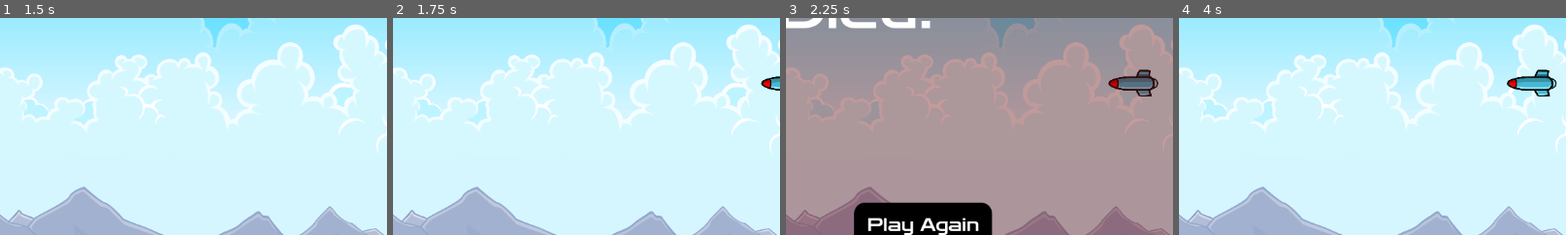
Above: before the commit, frames 1-4 (left to right).
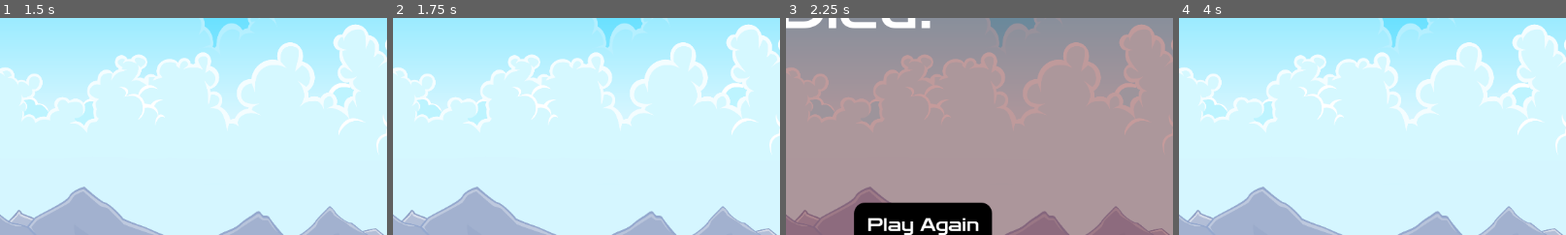
Above: after the commit, the same moments.

Repository: matrndev/flappy-plane
Game: Godot game, scene res://scenes/main_menu.tscn
Same seed, same stepped clock (60 frames per second), same inputs: the game is played once before the commit and once after it.
Inputs:
- Up to frame 1 (1.5 s): click "Play" at 0.5 s; tap Space (keyboard_space) at 1.25 s; hold A (keyboard_a) from 1.28 s (still down)
- Up to frame 2 (1.75 s): keep holding A (keyboard_a)
- Up to frame 3 (2.25 s): release A (keyboard_a) at 2.03 s; tap C (keyboard_c) at 2.1 s
- Up to frame 4 (4 s): click "Play Again" at 2.75 s; tap Space (keyboard_space) at 3.5 s; hold Space (keyboard_space) from 3.53 s (still down)
The pictures show only the part of the screen within x 50-100%, y 24-74%; the shares and areas given below are measured in that part.

Frame 1 is identical in both runs. In frame 2, 0.3% of the frame differs, in the area x 94-100%, y 26-34%; in frame 3, 1.0%; in frame 4, 1.0%, in the area x 84-98%, y 23-37%.

Commit message:
remove off-screen objects to combat lag

Diff:
--- a/scripts/game.gd
+++ b/scripts/game.gd
@@ -33,8 +33,8 @@
 # - more tunables (e.g. more granular fuel consumption, how easy the refueling station is)
 # - shop (find a use for coins, maybe unlocking skins)
 # - tutorial
-# - enemy torpedoes
-# - torpedoes remove your health instead of killing you instantly
+# DONE: - enemy torpedoes
+# DONE: - torpedoes remove your health instead of killing you instantly
 # - torpedoes come in waves
 # - more score = more torpedoes
 # - refueling station better design
@@ -132,20 +132,36 @@
 		ground_scroll_pos = 0
 	$Ground.position.x = -ground_scroll_pos
 
-	# pipe moving
-	for pipe in pipes:
+	# move objects + remove those off-screen
+
+	for i in range(pipes.size() - 1, -1, -1):
+		var pipe = pipes[i]
 		pipe.position.x -= scroll_speed
-
-	# coin moving
-	for coin in coins:
+		if pipe.position.x < -100:
+			pipes.remove_at(i)
+			pipe.queue_free()
+
+	for i in range(coins.size() - 1, -1, -1):
+		var coin = coins[i]
 		coin.position.x -= scroll_speed
-
-	# station moving
-	for station in stations:
+		if coin.position.x < -100:
+			coins.remove_at(i)
+			coin.queue_free()
+
+	for i in range(stations.size() - 1, -1, -1):
+		var station = stations[i]
 		station.position.x -= scroll_speed
-
-	for torpedo in torpedoes:
-		torpedo.position.x -= scroll_speed
+		if station.position.x < -100:
+			stations.remove_at(i)
+			station.queue_free()
+
+	for i in range(torpedoes.size() - 1, -1, -1):
+		var torpedo = torpedoes[i]
+		torpedo.position.x -= scroll_speed * 2.5
+		if torpedo.position.x < -100:
+			torpedoes.remove_at(i)
+			torpedo.queue_free()
+
 
 	# plane trail
 	$PlaneTrail.add_point(Vector2($Player.position.x + 20, $Player.position.y - 20))
@@ -161,7 +177,7 @@
 func _on_torpedo_timer_timeout() -> void:
 	if hold or is_refueling:
 		return
-	if score < 0: # torpedoes don't spawn until certain score reached TODO: TunableVariables
+	if score < 5: # torpedoes don't spawn until certain score reached TODO: TunableVariables
 		return
 	generate_torpedo()
 
@@ -201,7 +217,7 @@
 
 func generate_coin() -> void:
 	var coin: Area2D = coin_scene.instantiate()
-	coin.position.x = screen_size.x + randi_range(1000, 1600)
+	coin.position.x = screen_size.x + 400 + randi_range(1000, 1600)
 	coin.position.y = (screen_size.y - ground_height) / 2.0 + randi_range(-pipe_variability, pipe_variability)
 	coin.hit.connect(coin_hit)
 	coin.add_to_group("coins")
